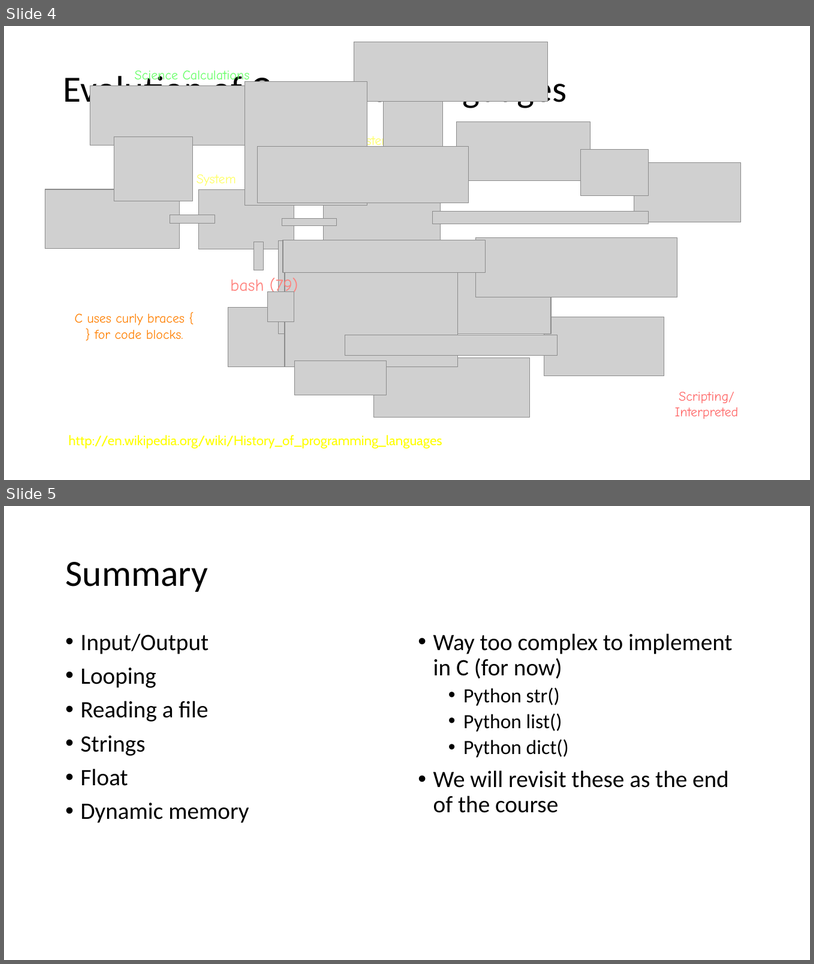
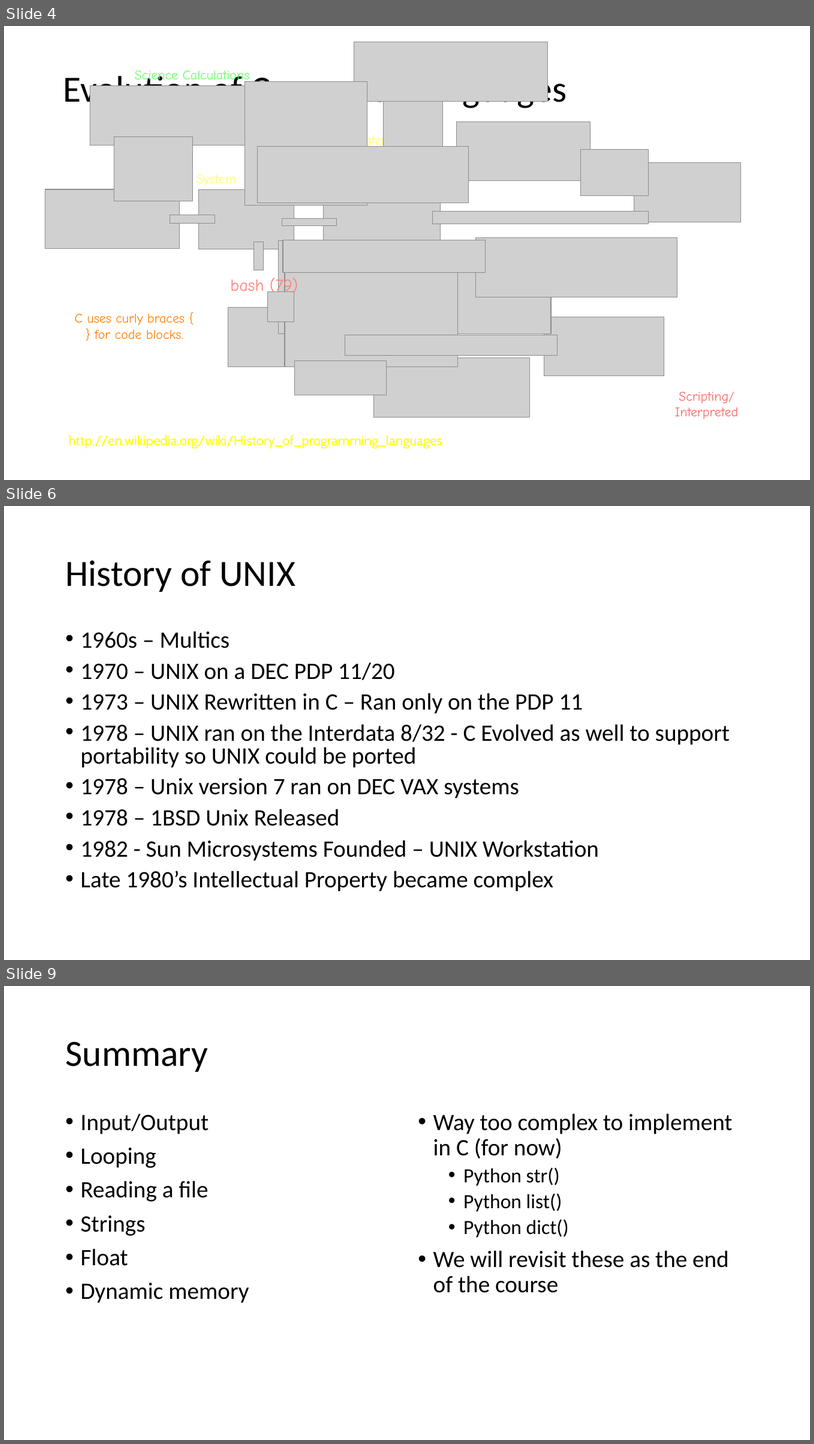
Before and after one commit to csev/cc4e, a slide deck: lectures/CC-01-History.pptx. Shown one above the other, each under a label of ours: slides 4 and 5 before the commit, slides 4, 6 and 9 after it; the slides between them are not shown. The pictures are 814x964 and 814x1444 pixels, drawn with LibreOffice and Linux fonts; fonts in the diff are those of the drawing; grey boxes stand for pictures; background and template pictures are left out. Boxes give left, top, right and bottom in pixels: in the first picture for what was removed or moved away, otherwise in the second. Text is boxed around its words. In the diff, an @@ line names an element or a change of style, - is before the commit and + after.

```diff
--- a/lectures/CC-01-History.pptx
+++ b/lectures/CC-01-History.pptx
@@ slide 6 added at box(4, 506, 810, 960), background #FFFFFF @@
@@ title added at box(65, 560, 296, 592), 44 pt, text #000000 @@
+History of UNIX
@@ text added at box(81, 631, 730, 891), 28 pt, text #000000 @@
+• 1960s – Multics
+• 1970 – UNIX on a DEC PDP 11/20
+• 1973 – UNIX Rewritten in C – Ran only on the PDP 11
+• 1978 – UNIX ran on the Interdata 8/32 - C Evolved as well to support portability so UNIX could be ported
+• 1978 – Unix version 7 ran on DEC VAX systems
+• 1978 – 1BSD Unix Released
+• 1982 - Sun Microsystems Founded – UNIX Workstation
+• Late 1980’s Intellectual Property became complex
@@ what was slide 5 is now slide 9 @@
```
Also in this commit, not shown: 3 other slides added.
